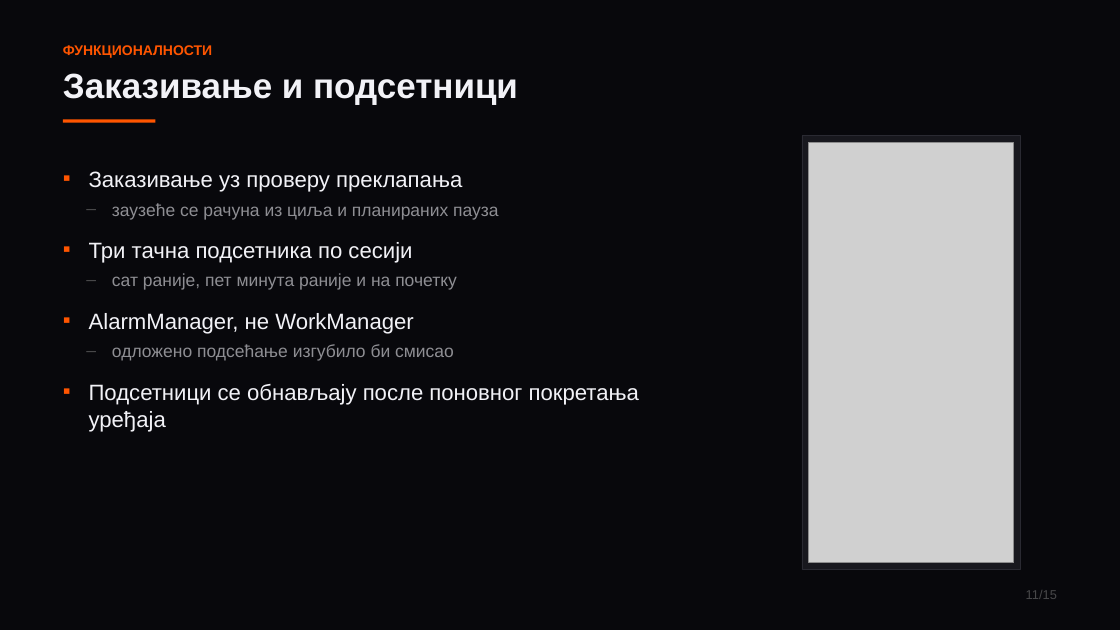
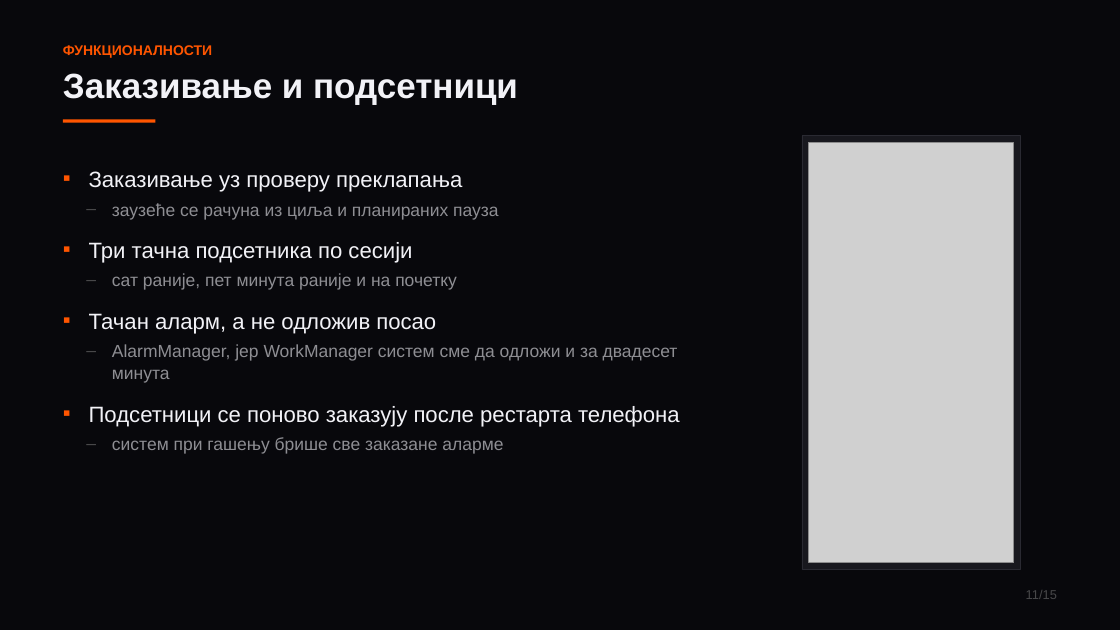
Before and after one commit to grabad1/pmu, a slide deck: slide 11 of rad/FocusGuard-prezentacija.pptx. Drawn at 1120x630 pixels with LibreOffice and Linux fonts; fonts in the diff are those of the drawing; grey boxes stand for pictures. Boxes give left, top, right and bottom in pixels: in the first picture for what was removed or moved away, otherwise in the second. Text is boxed around its words. In the diff, an @@ line names an element or a change of style, - is before the commit and + after.

```diff
--- a/rad/FocusGuard-prezentacija.pptx
+++ b/rad/FocusGuard-prezentacija.pptx
@@ text at (x1=89, y1=313, x2=680, y2=454): text changed; size 19 to 15 pt; text colour #F2F2F7 to #8E8E93 @@
-▪ AlarmManager, не WorkManager
-– одложено подсећање изгубило би смисао
-▪ Подсетници се обнављају после поновног покретања уређаја
+▪ Тачан аларм, а не одложив посао
+– AlarmManager, јер WorkManager систем сме да одложи и за двадесет минута
+▪ Подсетници се поново заказују после рестарта телефона
+– систем при гашењу брише све заказане аларме
```
Also in this commit, not shown: 6 other slides changed, 2 slides added, 2 slides removed, 3 other files.
